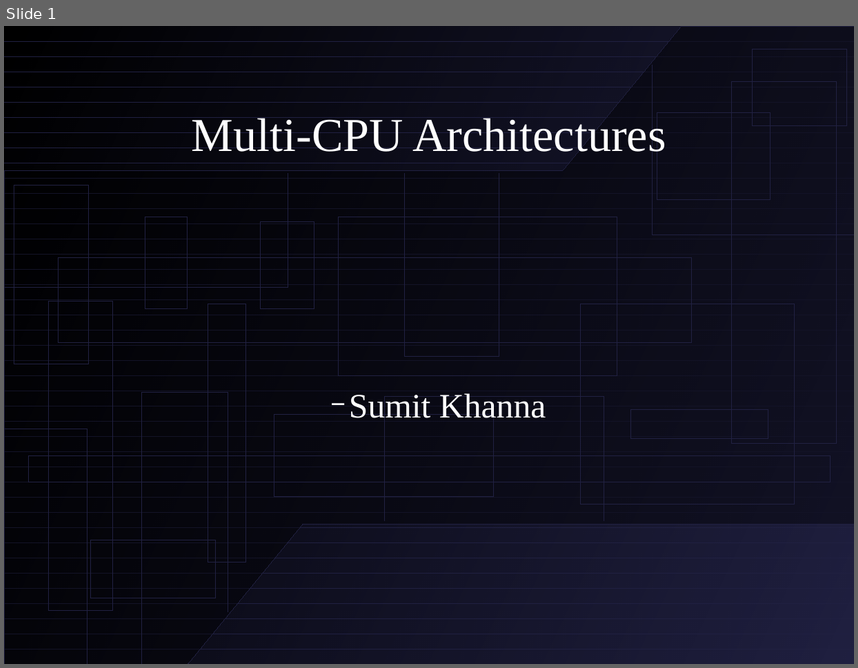
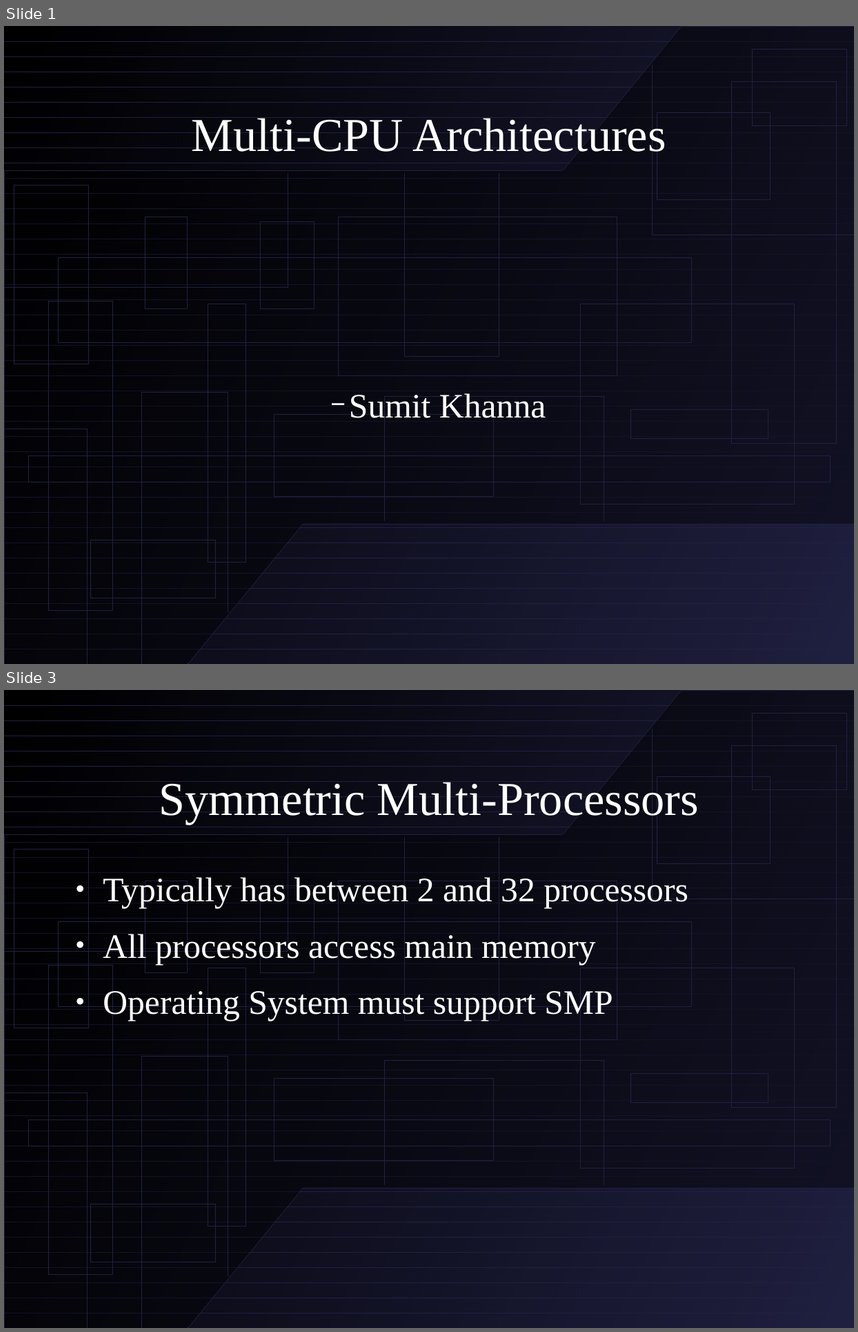
Before and after one commit to sumdog/assignments, a slide deck: cpsc-533/presentation.odp. Shown one above the other, each under a label of ours: slide 1 before the commit, slides 1 and 3 after it; the slides between them are not shown. The pictures are 858x668 and 858x1332 pixels, drawn with LibreOffice and Linux fonts; fonts in the diff are those of the drawing. Boxes give left, top, right and bottom in pixels: in the first picture for what was removed or moved away, otherwise in the second. Text is boxed around its words. In the diff, an @@ line names an element or a change of style, - is before the commit and + after.

```diff
--- a/cpsc-533/presentation.odp
+++ b/cpsc-533/presentation.odp
@@ slide 3 added at bbox=[4, 690, 854, 1328], background #FFFFFF; not listed: 66 template elements that a slide beside it also shows @@
@@ title added at bbox=[159, 781, 699, 824], 44 pt, text #FFFFFF @@
+Symmetric Multi-Processors
@@ text added at bbox=[103, 874, 688, 1021], 32 pt, text #FFFFFF @@
+● Typically has between 2 and 32 processors
+● All processors access main memory
+● Operating System must support SMP
```
Also in this commit, not shown: 2 slides changed, 4 other slides added, 3 other files.
